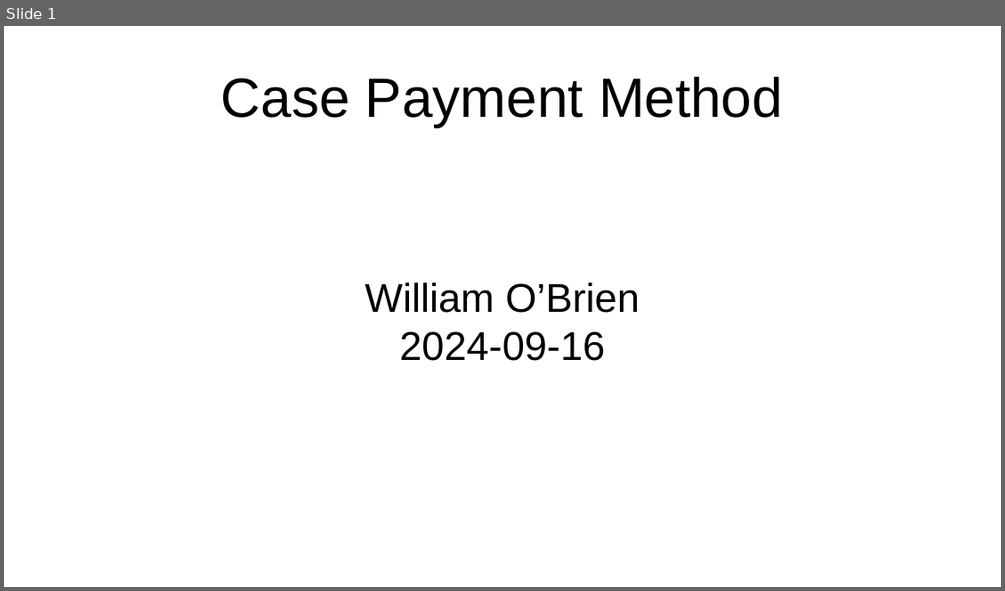
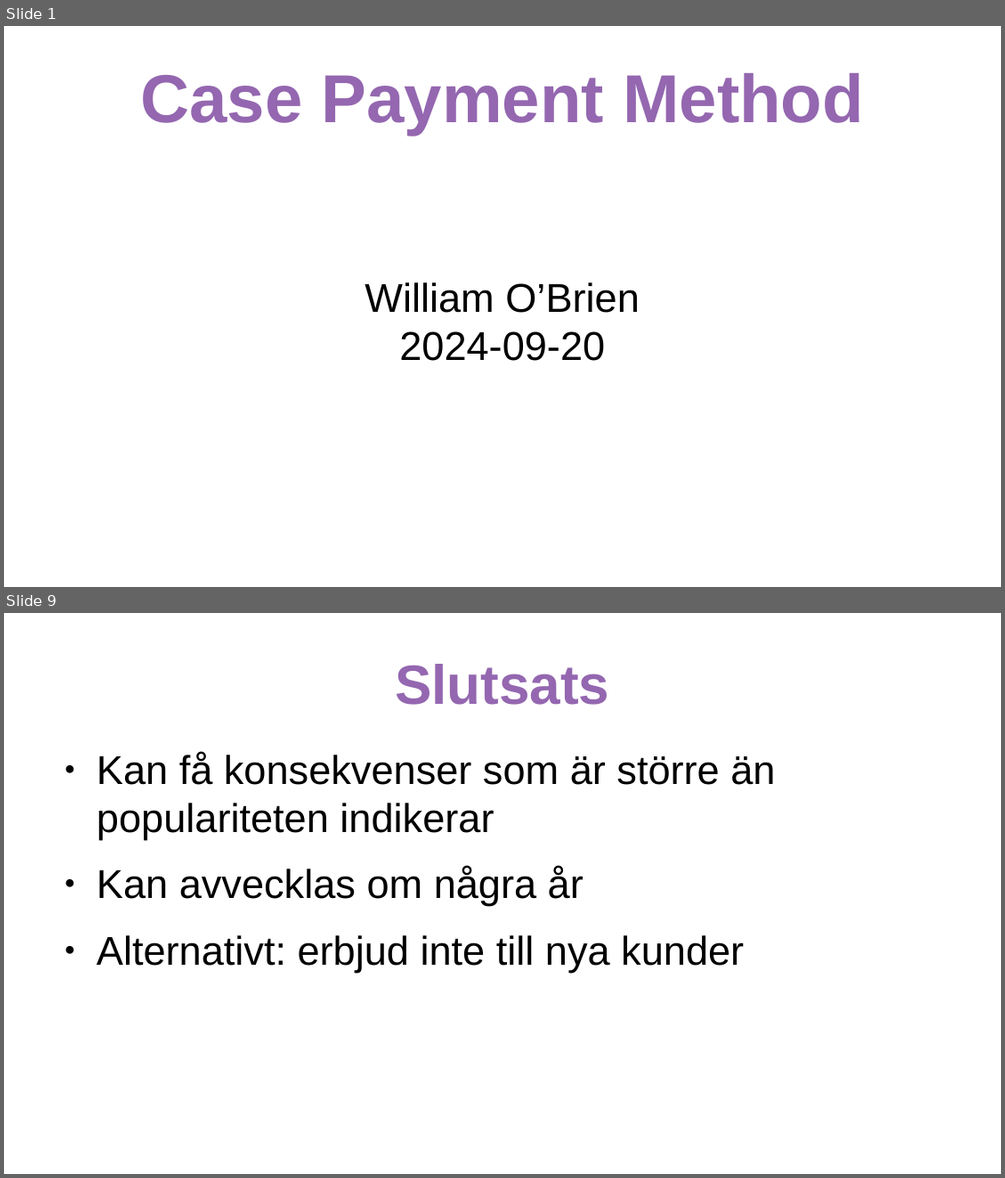
Before and after one commit to samfromsatc/payment_method_case_if, a slide deck: presentation_payment_method.odp. Shown one above the other, each under a label of ours: slide 1 before the commit, slides 1 and 9 after it; the slides between them are not shown. The pictures are 1005x591 and 1005x1178 pixels, drawn with LibreOffice and Linux fonts; fonts in the diff are those of the drawing. Boxes give left, top, right and bottom in pixels: in the first picture for what was removed or moved away, otherwise in the second. Text is boxed around its words. In the diff, an @@ line names an element or a change of style, - is before the commit and + after.

```diff
--- a/presentation_payment_method.odp
+++ b/presentation_payment_method.odp
@@ slide 9 added at bbox=[4, 613, 1001, 1174], background #FFFFFF @@
@@ title added at bbox=[395, 664, 609, 705], 44 pt, text #9467B0, bold @@
+Slutsats
@@ text added at bbox=[97, 753, 775, 972], 32 pt, text #000000 @@
+● Kan få konsekvenser som är större än populariteten indikerar
+● Kan avvecklas om några år
+● Alternativt: erbjud inte till nya kunder
@@ slide 1 changed as well @@
@@ title "Case Payment Method" at bbox=[140, 73, 864, 135]: size 44 to 54 pt, text colour #000000 to #9467B0, bold on @@
@@ subtitle at bbox=[399, 331, 605, 361]: text changed @@
-2024-09-16
+2024-09-20
```
Also in this commit, not shown: 7 other slides added, 1 slide removed, 8 other files.
